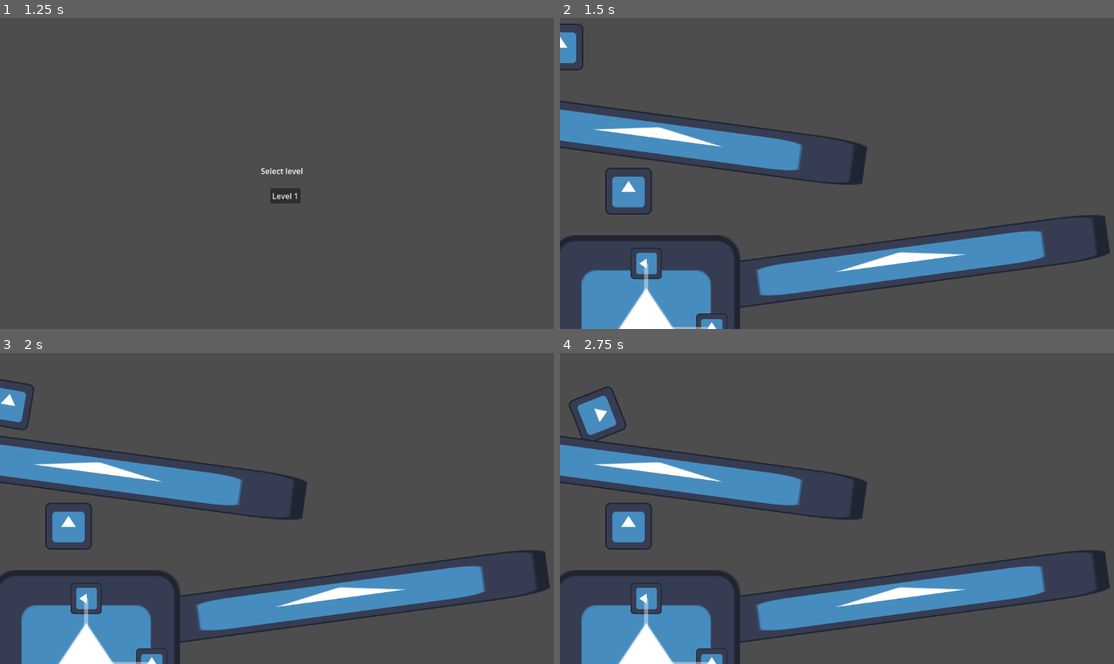
Above: before the commit, frames 1-4 (two rows, left to right).
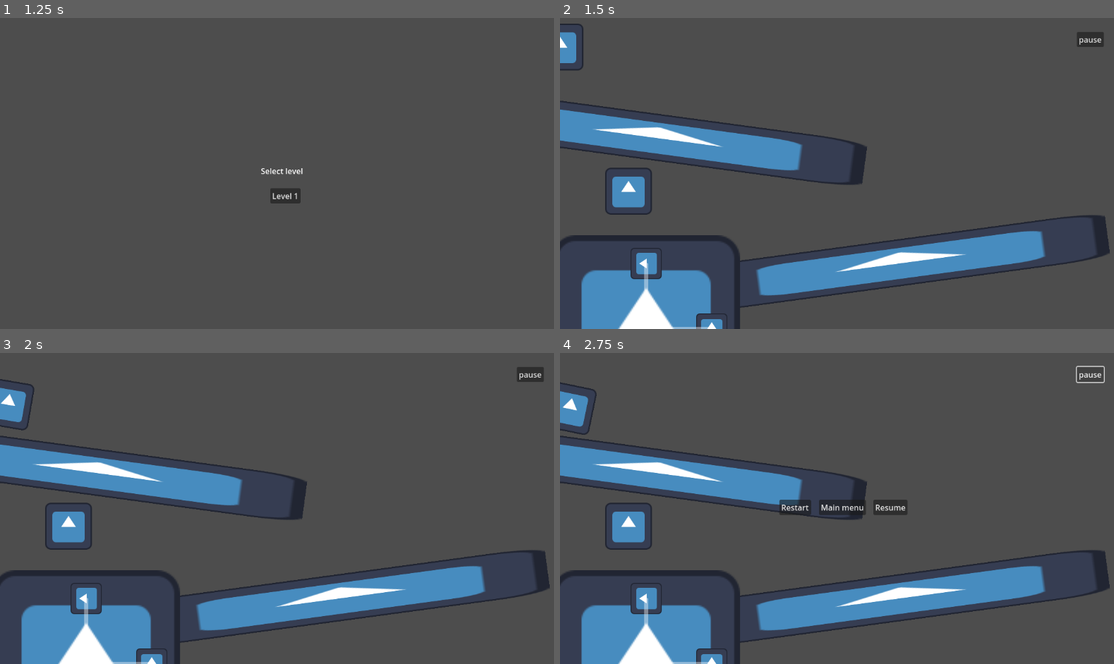
Above: after the commit, the same moments.

Repository: CreeperXD/GMTK-Game-Jam-2024
Game: Godot game, scene res://scenes/main.tscn
The game is run twice, just before and just after one commit, with the same random seed, the same clock (stepped at 60 frames per second) and the same inputs. The engine's default icon, where the game draws it, is replaced by a stand-in: a white triangle on a blue panel in a dark square.
Inputs (mouse positions are in pixels of both pictures, inside the frame that each line leads up to):
- Up to frame 1 (1.25 s): click "Play" at 0.5 s
- Up to frame 2 (1.5 s): click "Level 1" at 1.25 s
- Up to frame 3 (2 s): no input
- Up to frame 4 (2.75 s): click (1091, 374) at 2 s, where only the run after the commit has a clickable "pause"

Frame 1 is identical in both runs. In frame 2, 0.2% of the frame differs, in the area x 93-99%, y 4-10%; in frame 3, 0.2%; in frame 4, 2.0%, in the area x 0-99%, y 4-53%.

Commit message:
implemented pause button

Diff:
--- a/scenes/game_menu.tscn
+++ b/scenes/game_menu.tscn
@@ -42,4 +42,73 @@
 grow_vertical = 2
 text = "Next level"
 
+[node name="PauseButton" type="Button" parent="."]
+anchors_preset = 1
+anchor_left = 1.0
+anchor_right = 1.0
+offset_left = -96.0
+offset_top = 40.0
+offset_right = -41.0
+offset_bottom = 71.0
+grow_horizontal = 0
+text = "pause"
+
+[node name="PauseMenu" type="Control" parent="."]
+process_mode = 2
+layout_mode = 3
+anchors_preset = 15
+anchor_right = 1.0
+anchor_bottom = 1.0
+grow_horizontal = 2
+grow_vertical = 2
+
+[node name="RestartButton" type="Button" parent="PauseMenu"]
+layout_mode = 1
+anchors_preset = 8
+anchor_left = 0.5
+anchor_top = 0.5
+anchor_right = 0.5
+anchor_bottom = 0.5
+offset_left = -128.0
+offset_top = -12.0
+offset_right = -63.0
+offset_bottom = 19.0
+grow_horizontal = 2
+grow_vertical = 2
+text = "Restart"
+
+[node name="MainMenuButton" type="Button" parent="PauseMenu"]
+layout_mode = 1
+anchors_preset = 8
+anchor_left = 0.5
+anchor_top = 0.5
+anchor_right = 0.5
+anchor_bottom = 0.5
+offset_left = -32.0
+offset_top = -12.0
+offset_right = 33.0
+offset_bottom = 19.0
+grow_horizontal = 2
+grow_vertical = 2
+text = "Main menu"
+
+[node name="ResumeButton" type="Button" parent="PauseMenu"]
+layout_mode = 1
+anchors_preset = 8
+anchor_left = 0.5
+anchor_top = 0.5
+anchor_right = 0.5
+anchor_bottom = 0.5
+offset_left = 64.0
+offset_top = -12.0
+offset_right = 134.0
+offset_bottom = 19.0
+grow_horizontal = 2
+grow_vertical = 2
+text = "Resume"
+
 [connection signal="pressed" from="VictoryMenu/NextLevelButton" to="." method="_on_next_level_button_pressed"]
+[connection signal="pressed" from="PauseButton" to="." method="_on_pause_button_pressed"]
+[connection signal="pressed" from="PauseMenu/RestartButton" to="." method="_on_restart_button_pressed"]
+[connection signal="pressed" from="PauseMenu/MainMenuButton" to="." method="_on_main_menu_button_pressed"]
+[connection signal="pressed" from="PauseMenu/ResumeButton" to="." method="_on_resume_button_pressed"]
--- a/scripts/game_menu.gd
+++ b/scripts/game_menu.gd
@@ -2,6 +2,7 @@
 
 func _ready() -> void:
 	$VictoryMenu.hide()
+	$PauseMenu.hide()
 
 func _process(delta: float) -> void:
 	pass
@@ -9,5 +10,24 @@
 func show_victory_menu() -> void:
 	$VictoryMenu.show()
 
+func hide_pause_button() -> void:
+	$PauseButton.hide()
+
 func _on_next_level_button_pressed() -> void:
 	SceneManager.change_to_next_scene()
+
+func _on_pause_button_pressed() -> void:
+	get_tree().paused = true
+	$PauseMenu.show()
+
+func _on_restart_button_pressed() -> void:
+	get_tree().paused = false
+	get_tree().reload_current_scene()
+
+func _on_main_menu_button_pressed() -> void:
+	get_tree().paused = false
+	SceneManager.change_scene(0)
+
+func _on_resume_button_pressed() -> void:
+	get_tree().paused = false
+	$PauseMenu.hide()
